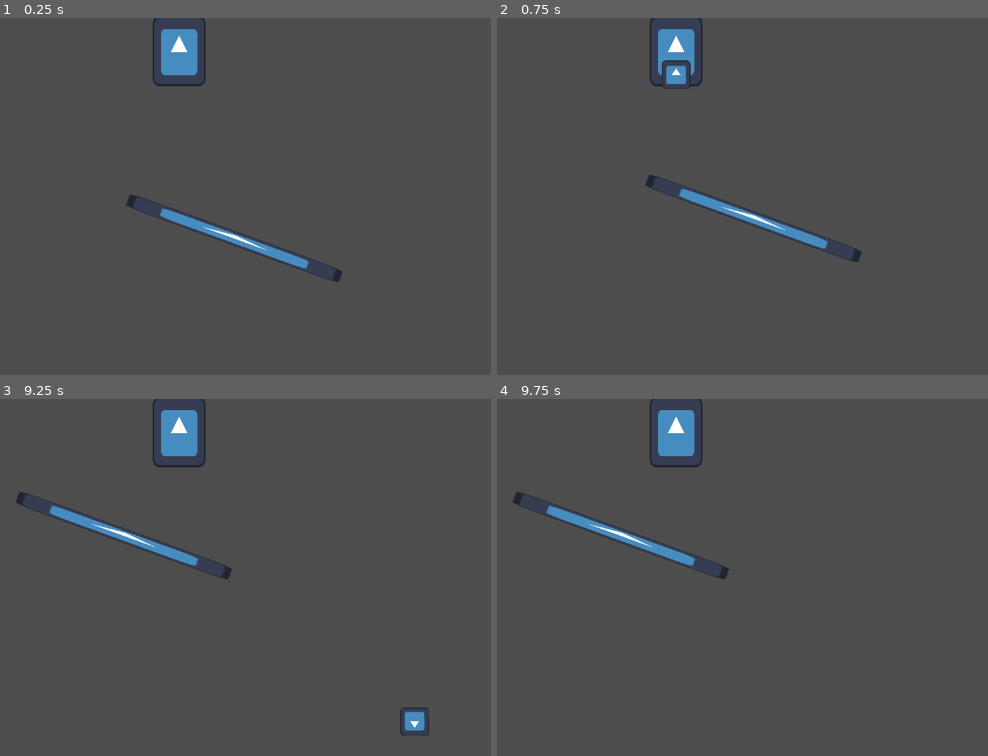
Above: before the commit, frames 1-4 (two rows, left to right).
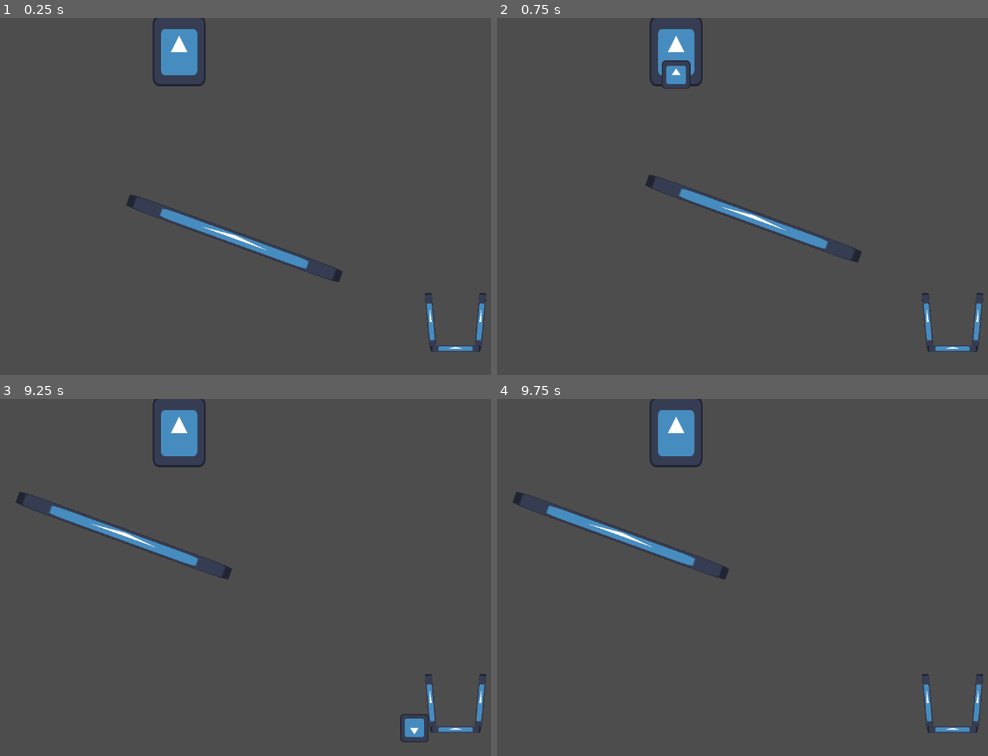
Above: after the commit, the same moments.

Repository: 24206BHS/fruit-roll-up
Game: Godot game, scene res://Scenes/level_1.tscn
The game is run twice, just before and just after one commit, with the same random seed, the same clock (stepped at 60 frames per second) and the same inputs. The engine's default icon, where the game draws it, is replaced by a stand-in: a white triangle on a blue panel in a dark square.
Inputs (mouse positions are in pixels of both pictures, inside the frame that each line leads up to):
- Up to frame 1 (0.25 s): no input
- Up to frame 2 (0.75 s): tap Enter (ui_accept) at 0.5 s; drag from (732, 239) to (865, 117) at 0.52 s
- Up to frame 3 (9.25 s): drag from (176, 595) to (270, 648) at 1.27 s; tap Enter (ui_accept) at 2, 3.77, 6.5, 6.77 s; move the mouse to (368, 498) at 2.02 s; click (368, 498) at 2.17 s; drag from (270, 648) to (112, 523) at 2.77 s; move the mouse to (outside the picture) at 3.52 s; click (outside the picture) at 3.67 s; drag from (112, 523) to (206, 488) at 4.27 s; move the mouse to (333, 577) at 5.02 s; click (333, 577) at 5.17 s; drag from (206, 488) to (176, 595) at 5.77 s; move the mouse to (441, 559) at 6.52 s; click (441, 559) at 6.67 s; drag from (176, 595) to (270, 648) at 7.27 s; move the mouse to (368, 498) at 8.02 s; click (368, 498) at 8.17 s; drag from (270, 648) to (112, 523) at 8.77 s
- Up to frame 4 (9.75 s): move the mouse to (outside the picture) at 9.52 s; click (outside the picture) at 9.67 s

The runs differ from the first frame. In frame 1, 0.4% of the frame differs, in the area x 86-100%, y 77-94%; in frame 2, 0.4%; in frame 3, 0.7%, in the area x 81-100%, y 77-97%; in frame 4, 0.4%.

Commit message:
added basket goal

Diff:
--- a/Scenes/level_1.tscn
+++ b/Scenes/level_1.tscn
@@ -6,6 +6,9 @@
 
 [sub_resource type="RectangleShape2D" id="RectangleShape2D_3hls8"]
 size = Vector2(400, 25)
+
+[sub_resource type="RectangleShape2D" id="RectangleShape2D_6444e"]
+size = Vector2(80, 10)
 
 [sub_resource type="RectangleShape2D" id="RectangleShape2D_xfk5q"]
 size = Vector2(10, 100)
@@ -37,12 +40,37 @@
 [node name="Goal" type="StaticBody2D" parent="." unique_id=1873381732]
 position = Vector2(850, 550)
 
+[node name="Area2D" type="Area2D" parent="Goal" unique_id=1928404407]
+
+[node name="CollisionShape2D" type="CollisionShape2D" parent="Goal/Area2D" unique_id=47122219]
+position = Vector2(0, 40)
+shape = SubResource("RectangleShape2D_6444e")
+
+[node name="Icon" type="Sprite2D" parent="Goal" unique_id=5588921]
+position = Vector2(-45, 0)
+rotation = -0.08726646
+scale = Vector2(0.1, 0.8)
+texture = ExtResource("2_xfk5q")
+
+[node name="Icon2" type="Sprite2D" parent="Goal" unique_id=925430634]
+position = Vector2(45, 0)
+rotation = 0.08726646
+scale = Vector2(0.1, 0.8)
+texture = ExtResource("2_xfk5q")
+
+[node name="Icon3" type="Sprite2D" parent="Goal" unique_id=1192310978]
+position = Vector2(0, 50)
+scale = Vector2(0.7, 0.1)
+texture = ExtResource("2_xfk5q")
+
 [node name="CollisionShape2D" type="CollisionShape2D" parent="Goal" unique_id=603713951]
-position = Vector2(-40, 0)
+position = Vector2(-45, 0)
+rotation = -0.08726646
 shape = SubResource("RectangleShape2D_xfk5q")
 
 [node name="CollisionShape2D2" type="CollisionShape2D" parent="Goal" unique_id=2112710440]
-position = Vector2(40, 0)
+position = Vector2(45, 0)
+rotation = 0.08726646
 shape = SubResource("RectangleShape2D_xfk5q")
 
 [node name="CollisionShape2D3" type="CollisionShape2D" parent="Goal" unique_id=1855678673]
